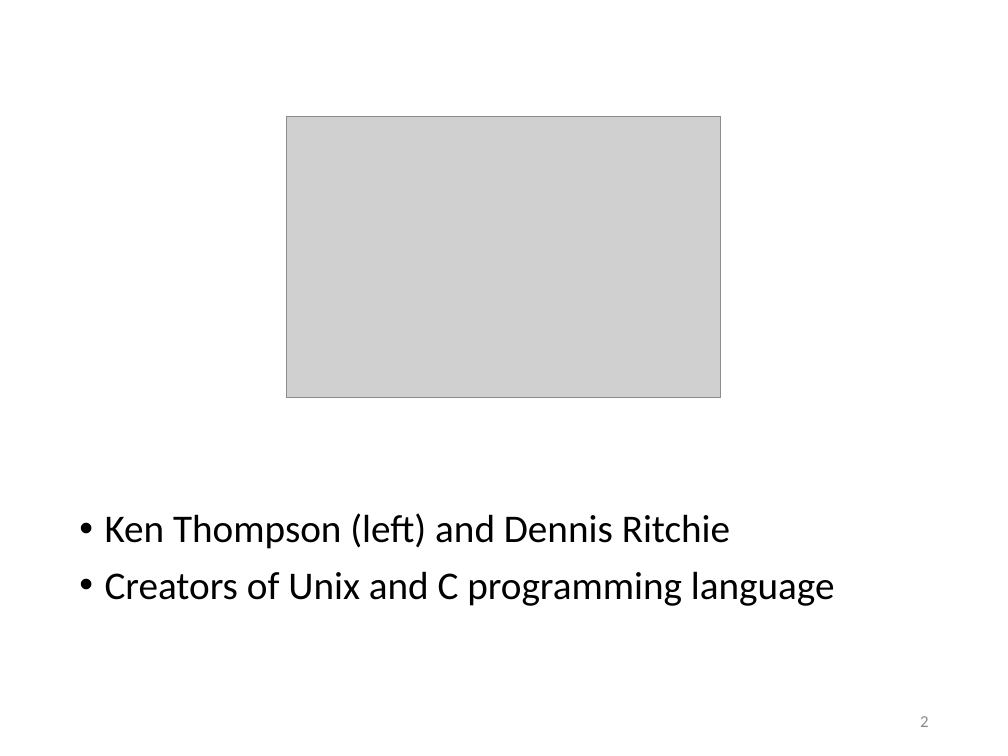
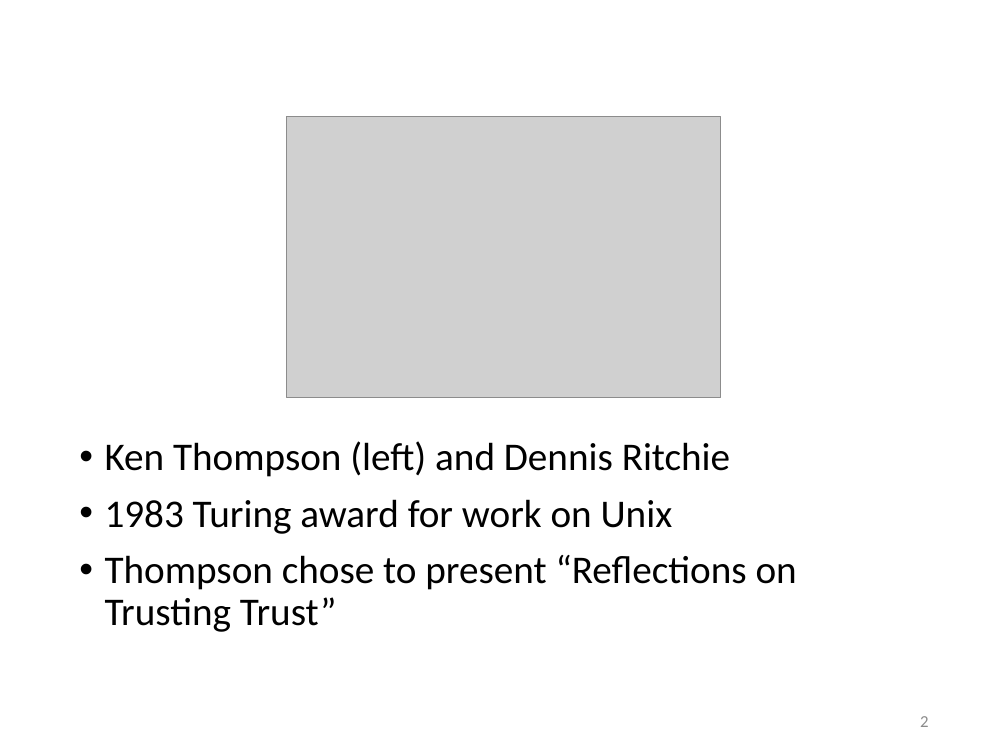
Before and after one commit to yeokm1/reflections-on-trusting-trust, a slide deck: slide 2 of reflections-of-reflecting-trust-slides.pptx. Drawn at 1008x756 pixels with LibreOffice and Linux fonts; fonts in the diff are those of the drawing; grey boxes stand for pictures. Boxes give left, top, right and bottom in pixels: in the first picture for what was removed or moved away, otherwise in the second. Text is boxed around its words. In the diff, an @@ line names an element or a change of style, - is before the commit and + after.

```diff
--- a/reflections-of-reflecting-trust-slides.pptx
+++ b/reflections-of-reflecting-trust-slides.pptx
@@ text "Ken Thompson (left) and Dennis ...": place and size @@
-text "Ken Thompson (left) and Dennis ..." at (105, 513, 835, 606)
+text "Ken Thompson (left) and Dennis ..." at (105, 441, 797, 632)
@@ text at (105, 499, 797, 632): text changed @@
-• Creators of Unix and C programming language
+• 1983 Turing award for work on Unix
+• Thompson chose to present “Reflections on Trusting Trust”
```
Also in this commit, not shown: 4 other slides changed, 18 slides added.
